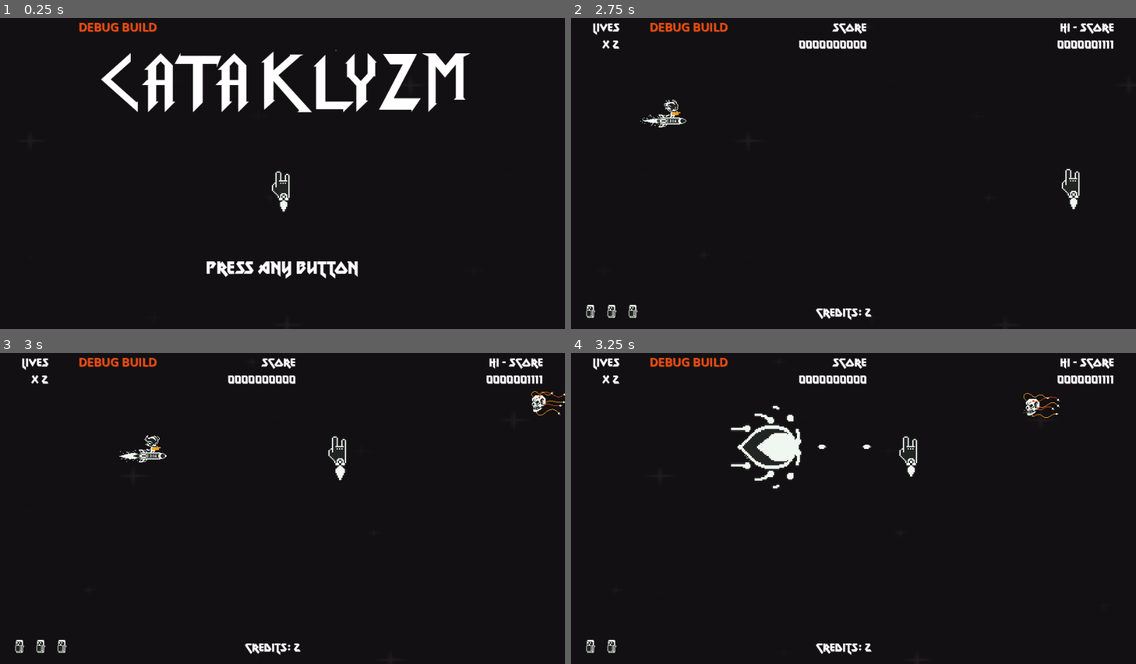
Above: before the commit, frames 1-4 (two rows, left to right).
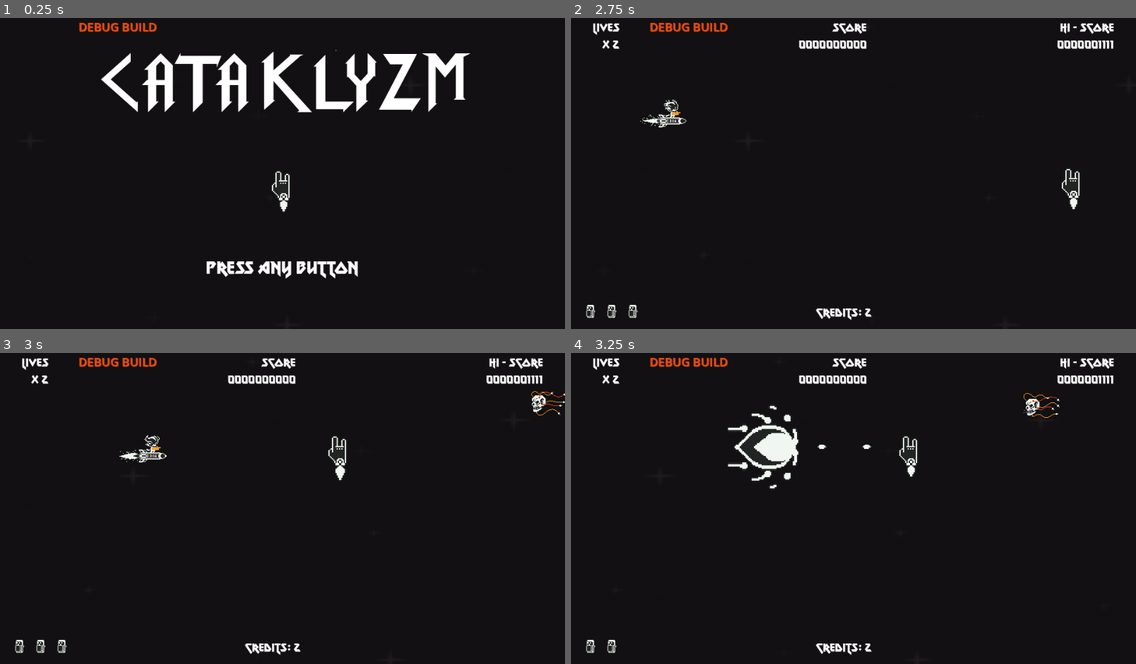
Above: after the commit, the same moments.

Repository: rnakkas/GodotSandbox
Game: Godot game, scene res://ShmupSandbox/Main/Scenes/main.tscn
Same seed, same stepped clock (60 frames per second), same inputs: the game is played once before the commit and once after it. The engine's default icon, where the game draws it, is replaced by a stand-in: a white triangle on a blue panel in a dark square.
Inputs (mouse positions are in pixels of both pictures, inside the frame that each line leads up to):
- Up to frame 1 (0.25 s): no input
- Up to frame 2 (2.75 s): tap Enter (ui_accept) at 0.5, 0.77, 1.25, 1.52 s; move the mouse to (977, 154) at 0.52 s; hold D (move_right) 0.53-1.28 s; hold Shift (bomb) 0.53-1.28 s; move the mouse to (740, 185) at 1.27 s; hold S (move_down) 1.28-2 s; tap Shift (bomb) at 1.35 s; click "Play" at 2 s
- Up to frame 3 (3 s): move the mouse to (339, 436) at 2.77 s; hold D (move_right) from 2.78 s (still down); hold Space (shoot) from 2.78 s (still down)
- Up to frame 4 (3.25 s): keep holding D (move_right); keep holding Space (shoot); tap Shift (bomb) at 3.05 s

Frames 1-3 are identical in both runs. In frame 4, 0.7% of the frame differs, in the area x 27-41%, y 17-44%.

Commit message:
doomboard; keeping doomboard as area2d, trashed component idea, updated add_child to call_deferred to get rid of erros

Diff:
--- a/ShmupSandbox/Enemies/Scripts/doomboard.gd
+++ b/ShmupSandbox/Enemies/Scripts/doomboard.gd
@@ -9,30 +9,23 @@
 const dot_time : float = 0.3
 
 @export var speed : float = offscreen_speed
-@export var hp : int = 30
+@export var max_hp : int = 30
 @export var hit_score : int = 10
 @export var kill_score : int = 250
 @export var dot_score : int = 2
 
+var hp : int = max_hp
+var low_hp_threshold : int = round((max_hp as float)/3)
 var damage_from_bomb: int
 var can_die : bool
 
 ## TODO:
-	#### Change doomboard to Node2D type, add a hurtbox component to handle hurt/death logic, so i can reuse for other enemies
-	# - spawn offscreen right side - TODO: awaiting spawn scheduler work
-	# - when spawned offscreen, move at a faster speed until on screen - DONE
-	# - when offscreen cannot be damaged, disable collisions - DONE
-	# - when on screen, enable collisions - DONE
-	# - when onscreen, move at a slower speed towards the left - DONE
 	# - timer: on timeout move towards center of player's y coordinates
-	# - when offscreen right, despawn - DONE
-	# - when hit, take damage
-	# - if below 50% health, play damaged animation instead of idle
-	# - if health depleted, dies and play death animation
-	# - on death, signal to spawn powerup at death position
 
 
-
+################################################
+# NOTE: Ready
+################################################
 func _ready() -> void:
 	# Disable collisions when spawned, will be enabled when it enters screen
 	# To prevent being prematurely killed
@@ -46,35 +39,16 @@
 	dot_timer.wait_time = dot_time
 
 
-func _process(_delta: float) -> void:
-	_handle_death()
-
-func _handle_death() -> void:
-	if can_die:
-		can_die = false
-
-		set_deferred("monitorable", false)
-		set_deferred("monitoring", false)
-
-		sprite.play("death")
-		particles.emitting = true
-		await sprite.animation_finished
-
-		SignalsBus.score_increased_event.emit(kill_score)
-
-		# Signal to spawn powerup
-		SignalsBus.spawn_powerup_event.emit(self.global_position)
-
-		# Signal to spawn score fragments on death
-		SignalsBus.spawn_score_fragment_event.emit(self.global_position)
-
-		call_deferred("queue_free")
-
-
+################################################
+# NOTE: Physics process, movement
+################################################
 func _physics_process(delta: float) -> void:
 	global_position += speed * delta * Vector2.LEFT
 
 
+################################################
+# NOTE: Signal connection, move slower when on screen, allow being hurt
+################################################
 func _on_visible_on_screen_notifier_2d_screen_entered() -> void:
 	speed = onscreen_speed
 
@@ -83,41 +57,89 @@
 	set_deferred("monitoring", true)
 
 
+################################################
+# NOTE: Despawn after leaving screen
+################################################
 func _on_visible_on_screen_notifier_2d_screen_exited() -> void:
 	# Despawn when it leaves screen
 	call_deferred("queue_free")
 
-# Hit by player's bullets or bombs
+
+################################################
+# NOTE: Hit by player's bullets or bombs
+################################################
 func _on_area_entered(area:Area2D) -> void:
 	if area is PlayerBullet:
 		hp -= area.damage
 		SignalsBus.score_increased_event.emit(hit_score)
+
 	elif area is BombFuzz:
 		damage_from_bomb = area.damage
+		hp -= damage_from_bomb
 		dot_timer.start()
 
-	if hp <= 0:
-		can_die = true
+	_health_based_actions()
 
 
-# When bomb despawns
+################################################
+# NOTE: Stop damage over time when bomb despawns
+################################################
 func _on_area_exited(area:Area2D) -> void:
 	if area is BombFuzz:
 		dot_timer.stop()
 
 
-# When damage over time ticks
+################################################
+# NOTE: Damage over time when hit by bomb
+################################################
 func _on_dot_timer_timeout() -> void:
 	hp -= damage_from_bomb
 	SignalsBus.score_increased_event.emit(dot_score)
 
-	if hp <= 0:
-		can_die = true
-		dot_timer.stop()
+	_health_based_actions()
 
 
-# When player flies into doomboard
+################################################
+# NOTE: Heavier damage when player character runs into doomboard
+################################################
 func _on_body_entered(body:Node2D) -> void:
 	if body is PlayerCat:
 		hp -= body.damage
 		SignalsBus.score_increased_event.emit(hit_score)
+
+	_health_based_actions()
+
+
+################################################
+# NOTE: Helper func to handle low health or death
+################################################
+func _health_based_actions() -> void:
+	if hp > 0 && hp <= low_hp_threshold:
+		sprite.play("damaged")
+	elif hp <= 0:
+		if !dot_timer.is_stopped():
+			dot_timer.stop()
+		_handle_death()
+
+
+################################################
+# NOTE: Helper func to handle death
+################################################
+func _handle_death() -> void:
+	set_deferred("monitorable", false)
+	set_deferred("monitoring", false)
+
+	sprite.play("death")
+	particles.emitting = true
+
+	SignalsBus.score_increased_event.emit(kill_score)
+
+	# Signal to spawn powerup
+	SignalsBus.spawn_powerup_event.emit(self.global_position)
+
+	# Signal to spawn score fragments on death
+	SignalsBus.spawn_score_fragment_event.emit(self.global_position)
+
+	await sprite.animation_finished
+
+	call_deferred("queue_free")
--- a/ShmupSandbox/Main/Scripts/game.gd
+++ b/ShmupSandbox/Main/Scripts/game.gd
@@ -45,7 +45,7 @@
 		active_shots += 1
 		bullet.tree_exited.connect(self._on_bullet_freed)
 
-		player_projectiles_container.add_child(bullet)
+		player_projectiles_container.call_deferred("add_child", bullet)
 
 		# If shot limit reached, send signal to prevent player from shooting
 		if active_shots >= shot_limit:
@@ -64,7 +64,7 @@
 # NOTE: Player Bombing
 ################################################
 func _on_player_bombing(bomb : Area2D) -> void:
-	player_bombs_container.add_child(bomb)
+	player_bombs_container.call_deferred("add_child", bomb)
 
 
 
@@ -72,7 +72,7 @@
 # NOTE: Spawning enemies
 ################################################
 func _on_enemy_spawner_add_enemy_to_game(enemy: Area2D) -> void:
-	enemies_container.add_child(enemy)
+	enemies_container.call_deferred("add_child", enemy)
 
 
 ################################################
@@ -93,14 +93,14 @@
 # NOTE:Spawning powerups
 ################################################
 func _on_pickups_spawner_add_powerup_to_game(powerup:PickupPowerup) -> void:
-	powerups_container.add_child(powerup)
+	powerups_container.call_deferred("add_child", powerup)
 
 
 ################################################
 # NOTE:Spawning score items
 ################################################
 func _on_pickups_spawner_add_score_item_to_game(score_item:PickupScore) -> void:
-	score_items_container.add_child(score_item)
+	score_items_container.call_deferred("add_child", score_item)
 
 
 ################################################
@@ -110,4 +110,4 @@
 	pickups_spanwer_node.score_items_container = score_items_container
 
 func _on_pickups_spawner_add_score_fragment_to_game(score_fragment:ScoreFragment) -> void:
-	score_fragments_container.add_child(score_fragment)
+	score_fragments_container.call_deferred("add_child", score_fragment)
